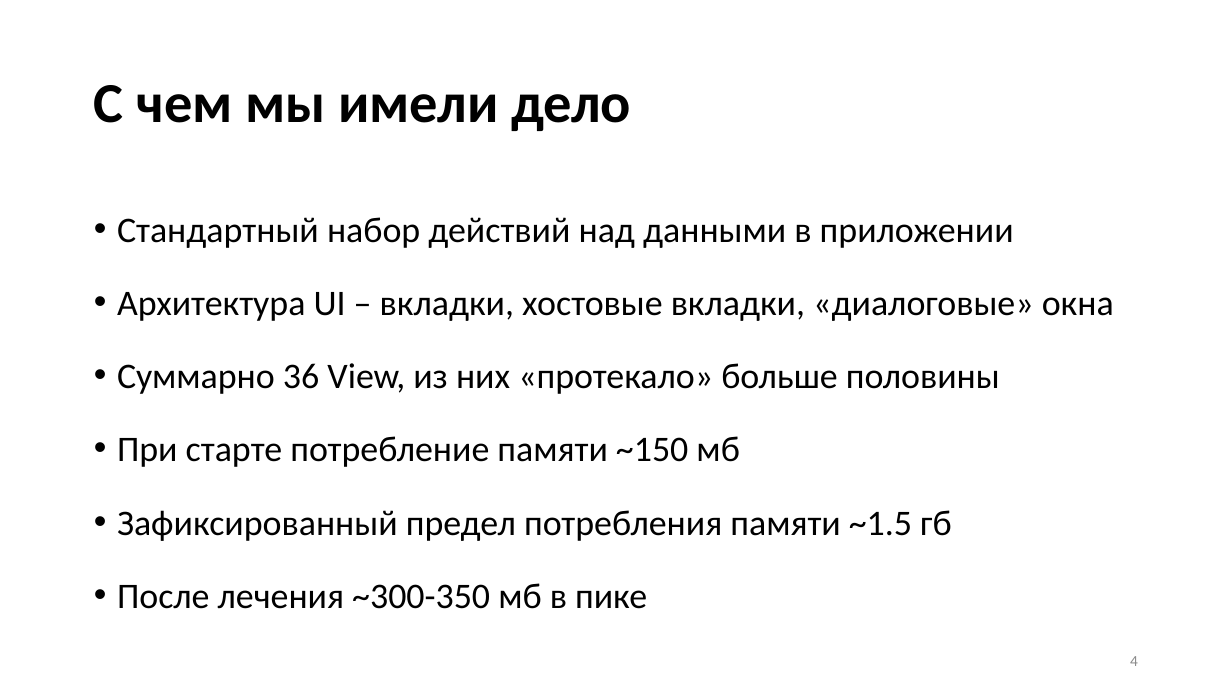
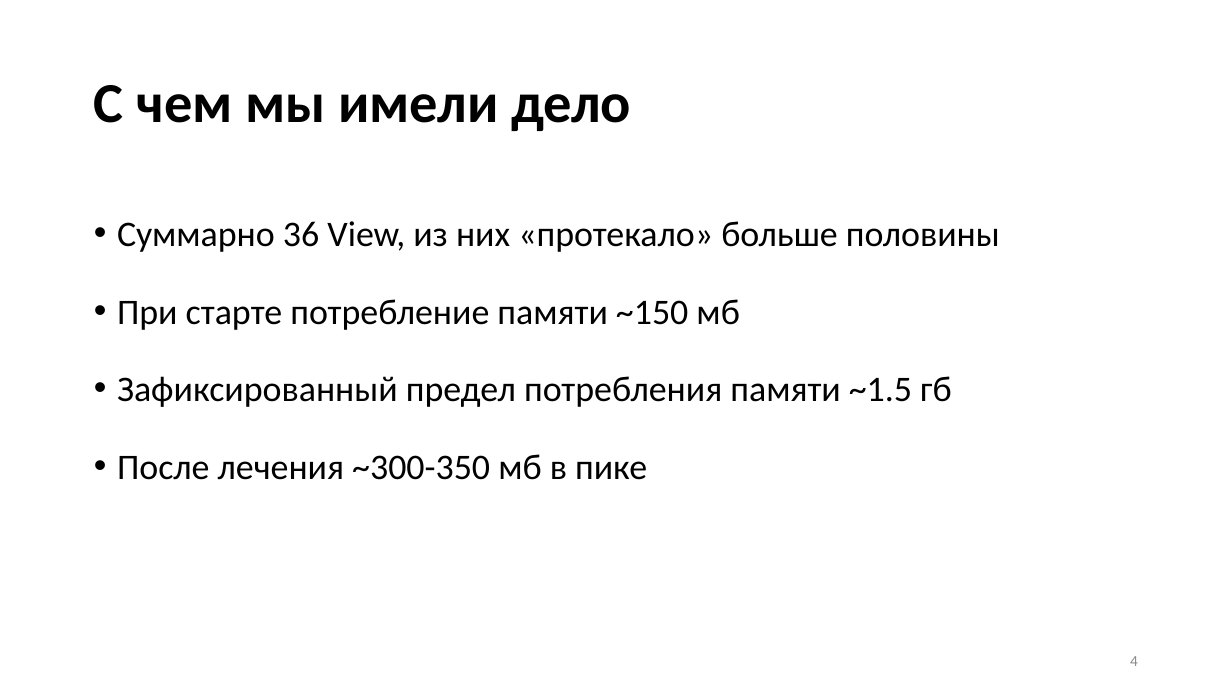
Before and after one commit to Talrandel/MemoryLeak, a slide deck: slide 4 of Утечки памяти.pptx. Drawn at 1232x693 pixels with LibreOffice and Linux fonts; fonts in the diff are those of the drawing. Boxes give left, top, right and bottom in pixels: in the first picture for what was removed or moved away, otherwise in the second. Text is boxed around its words. In the diff, an @@ line names an element or a change of style, - is before the commit and + after.

```diff
--- a/Утечки памяти.pptx
+++ b/Утечки памяти.pptx
@@ text "Суммарно 36 View, из них ..." at bbox=[117, 221, 1000, 480]: line spacing 1.4 to 1.5 @@
@@ text at bbox=[117, 217, 1114, 321]: paragraphs removed @@
-• Стандартный набор действий над данными в приложении
-• Архитектура UI – вкладки, хостовые вкладки, «диалоговые» окна
```
Also in this commit, not shown: 10 other slides changed, 2 slides removed, 7 other files.
